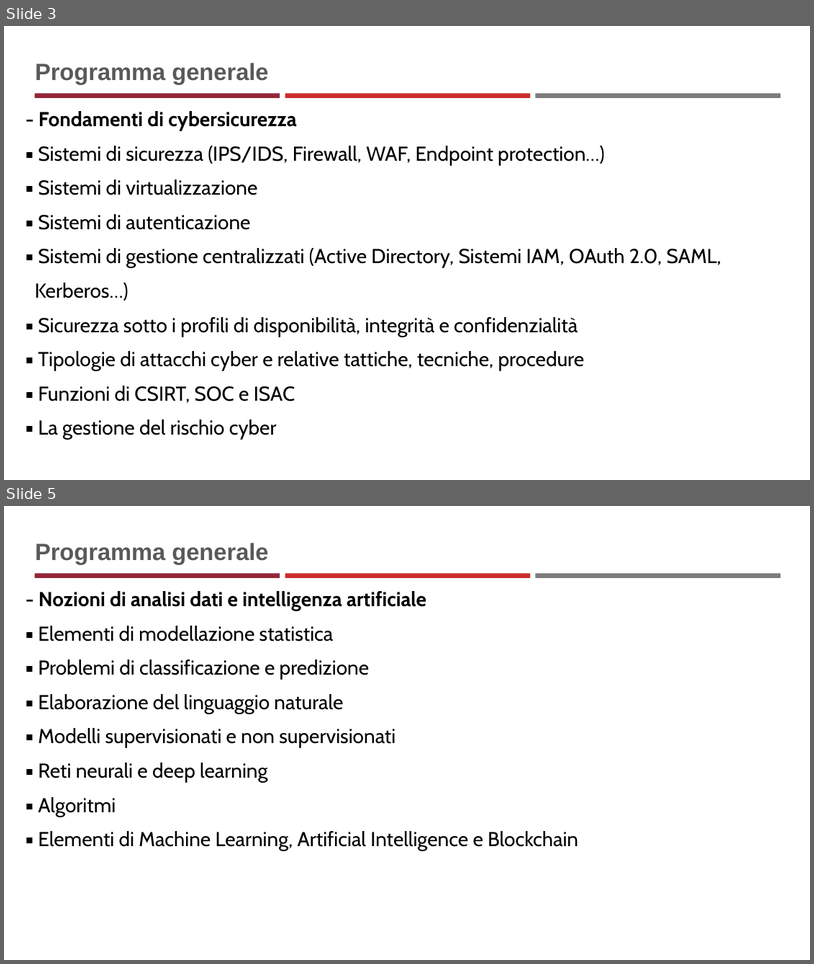
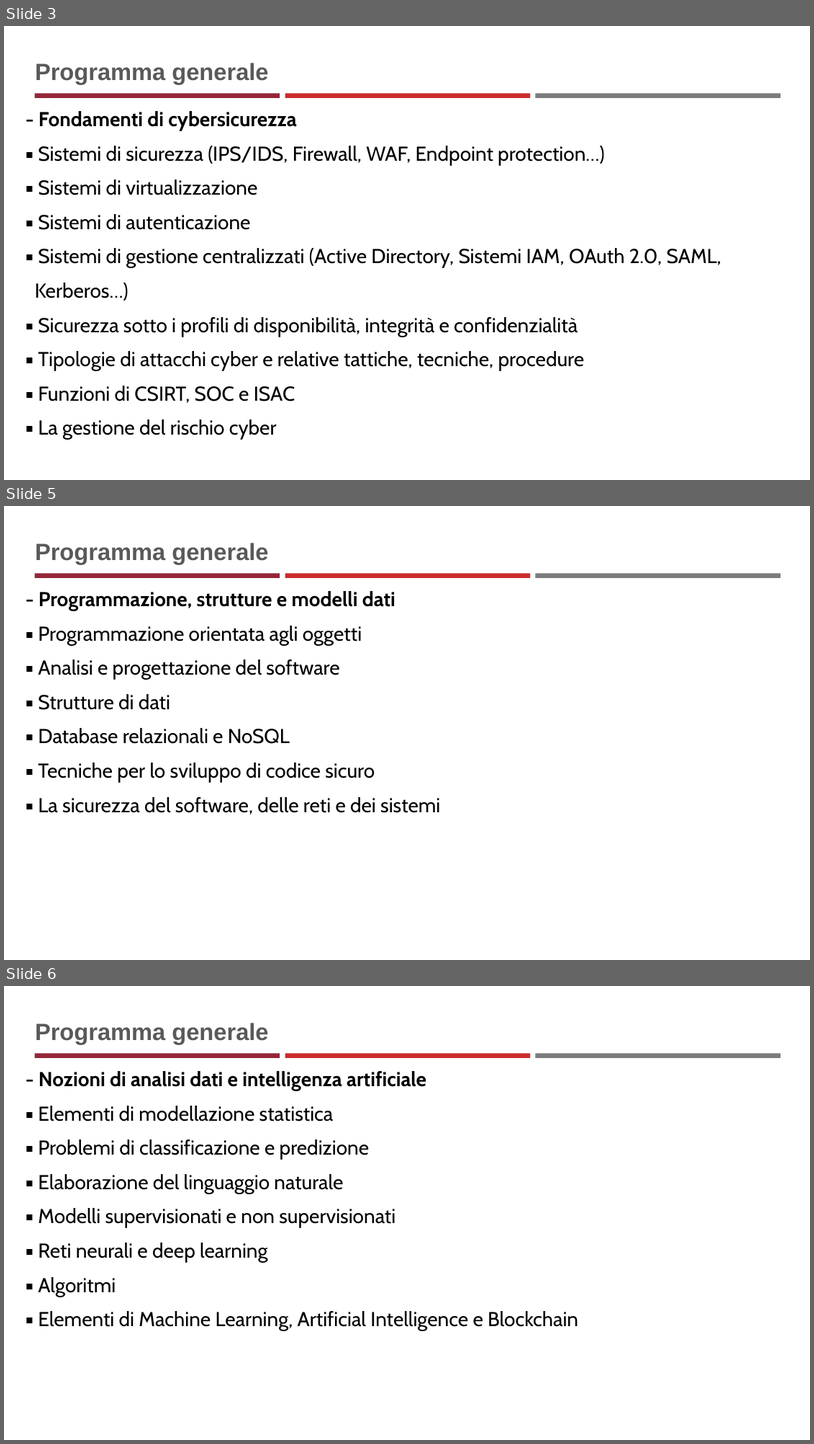
Before and after one commit to neural1977/data_science_interview_material, a slide deck: Cybersecurity/Summary_Notes_Topics.pptx. Shown one above the other, each under a label of ours: slides 3 and 5 before the commit, slides 3, 5 and 6 after it; the slides between them are not shown. The pictures are 814x964 and 814x1444 pixels, drawn with LibreOffice and Linux fonts; fonts in the diff are those of the drawing. Boxes give left, top, right and bottom in pixels: in the first picture for what was removed or moved away, otherwise in the second. Text is boxed around its words. In the diff, an @@ line names an element or a change of style, - is before the commit and + after.

```diff
--- a/Cybersecurity/Summary_Notes_Topics.pptx
+++ b/Cybersecurity/Summary_Notes_Topics.pptx
@@ slide 5 added at (4, 506, 810, 960), background #FFFFFF; not listed: 3 template elements that a slide beside it also shows @@
@@ title added at (35, 543, 268, 564), 28 pt, text #595959, bold @@
+Programma generale
@@ text added at (38, 591, 440, 814), 24 pt, text #000000 @@
+- Programmazione, strutture e modelli dati
+▪ Programmazione orientata agli oggetti
+▪ Analisi e progettazione del software
+▪ Strutture di dati
+▪ Database relazionali e NoSQL
+▪ Tecniche per lo sviluppo di codice sicuro
+▪ La sicurezza del software, delle reti e dei sistemi
@@ what was slide 5 is now slide 6 @@
```
Also in this commit, not shown: 2 slides changed, 34 other files.
